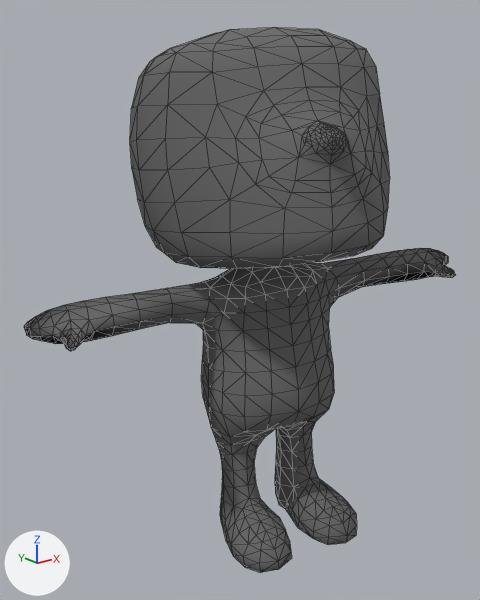
Before and after pictures for a commit that changed the COLLADA model speakAut/art.scnassets/idle_henrique.dae.
Both versions are drawn from a 50 mm lens placed at (-1.406, -1.598, 1.474), pointed at (-0.1, 0.033, 0.821). Arrows for +X, +Y and +Z are at lower left; the lights stay in place. Mesh edges are drawn as thin lines. Where no turn or scale is listed for an object, it has been applied to the vertices.

The first picture shows 'body', 'head'.
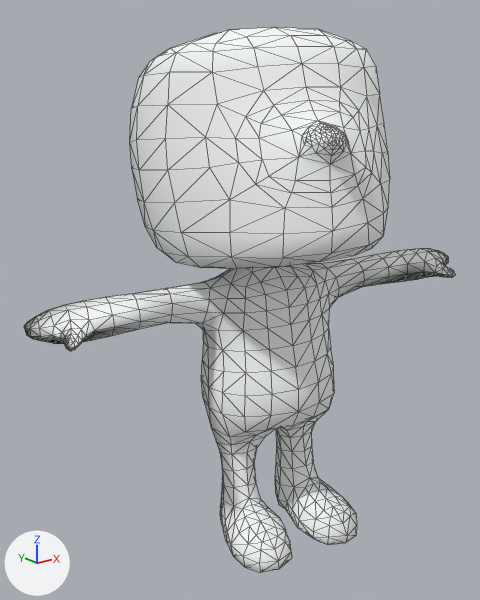
Where the change shows, as pixel boxes (x1, y1, x2, y2) in the pictures (480 x 600 px):
```json
{"object": "head", "change": "recoloured", "before": [130, 27, 390, 269], "after": [130, 27, 390, 269], "on screen": "grey to white"}
{"object": "body", "change": "recoloured", "before": [24, 248, 456, 573], "after": [24, 248, 456, 573]}
```

Edits to the scene script, one JSON object a line:
```json
{"op": "set", "path": "mat_headtexture.base_color", "old": "(0.133, 0.133, 0.133)", "new": "(0.952, 0.974, 0.974)", "note": "dark grey #666666 -> white #fafcfc"}
{"op": "set", "path": "mat_bodytexture.base_color", "old": "(0.133, 0.133, 0.133)", "new": "(0.952, 0.974, 0.974)", "note": "dark grey #666666 -> white #fafcfc"}
```
